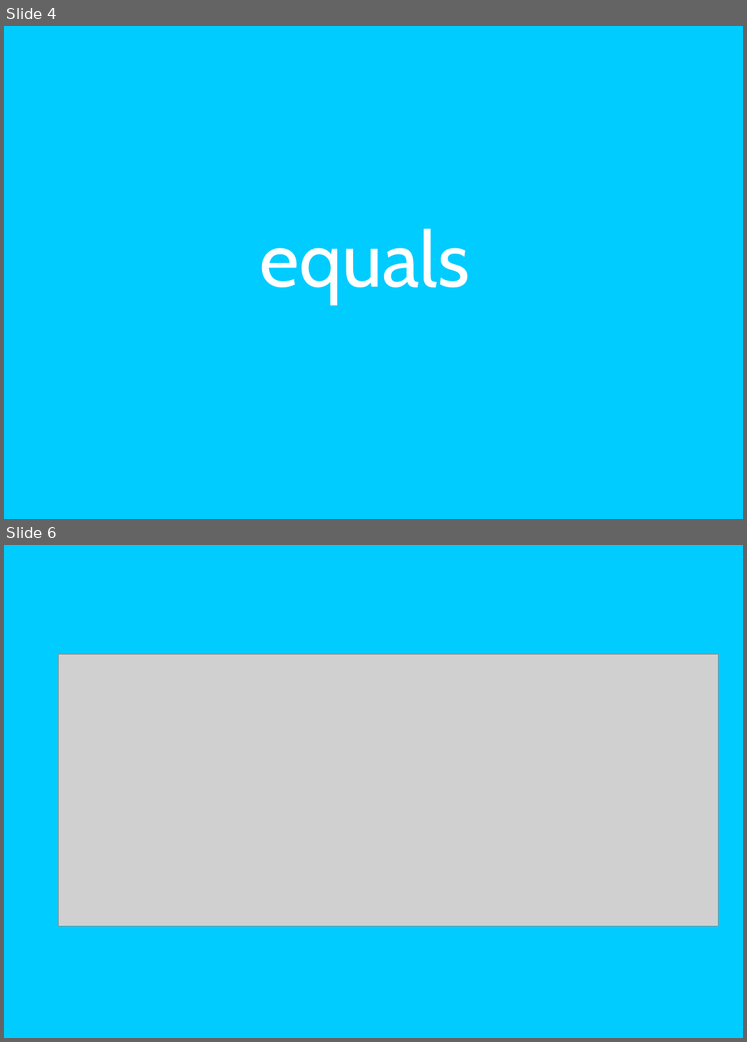
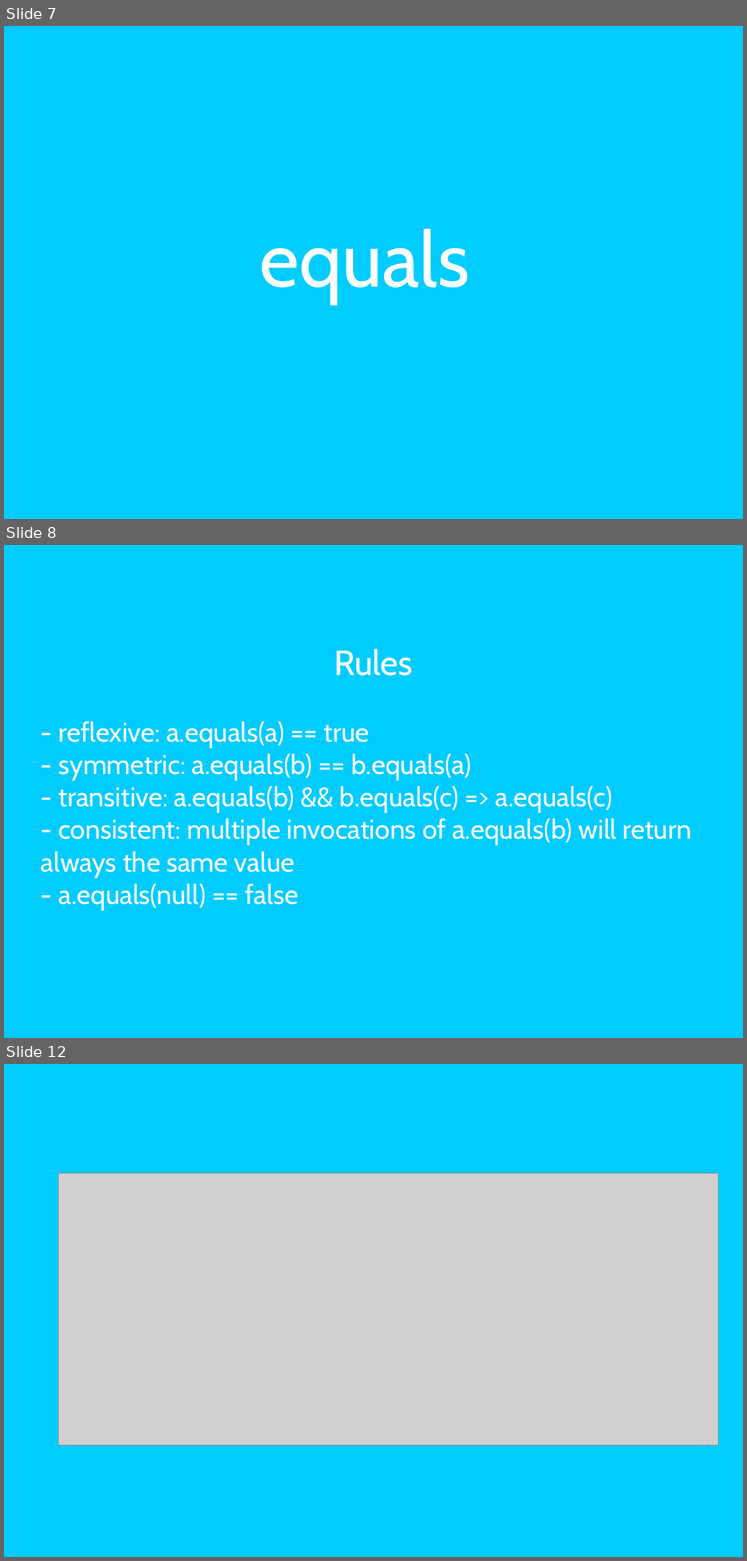
Before and after one commit to mateuszwinnicki/talks, a slide deck: JavaProgrammersMistake/JeszKebabAleCzyWieszCoJestWSrodku.odp. Shown one above the other, each under a label of ours: slides 4 and 6 before the commit, slides 7, 8 and 12 after it; the slides between them are not shown. The pictures are 747x1042 and 747x1561 pixels, drawn with LibreOffice and Linux fonts; fonts in the diff are those of the drawing; grey boxes stand for pictures. Boxes give left, top, right and bottom in pixels: in the first picture for what was removed or moved away, otherwise in the second. Text is boxed around its words. In the diff, an @@ line names an element or a change of style, - is before the commit and + after.

```diff
--- a/JavaProgrammersMistake/JeszKebabAleCzyWieszCoJestWSrodku.odp
+++ b/JavaProgrammersMistake/JeszKebabAleCzyWieszCoJestWSrodku.odp
@@ slide 8 added at bbox=[4, 545, 743, 1038], background #00CCFF @@
@@ text added at bbox=[41, 649, 692, 911], 28 pt, text #FFFFFF @@
+Rules
+- reflexive: a.equals(a) == true
+- symmetric: a.equals(b) == b.equals(a)
+- transitive: a.equals(b) && b.equals(c) => a.equals(c)
+- consistent: multiple invocations of a.equals(b) will return always the same value
+- a.equals(null) == false
@@ what was slide 4 is now slide 7 @@
@@ what was slide 6 is now slide 12 @@
```
Also in this commit, not shown: 1 slide changed, 9 other slides added, 2 other files.
